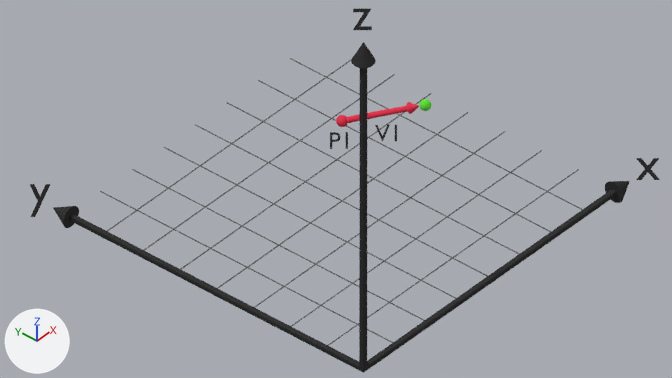
One commit to the Blender file images/roi.blend: the scene before it, then after it.
Camera for both pictures: the file's camera 'Camera3D'. Lighting does not change. The marker at lower left points along +X, +Y and +Z.

Objects in the first picture: 'Arrow.002', 'Axis3D', 'Grid', 'P1.004', 'P2.001', 'Point3D.004', 'Point3D.009'.
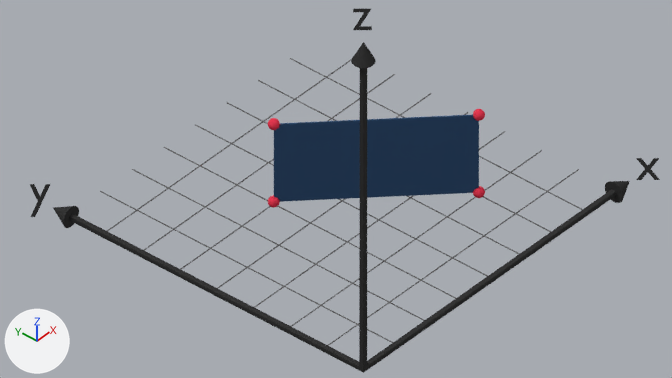
Edits to the bpy script that builds the scene:
```text
Add me_sphere_012:
    me_sphere_012.from_pydata(...)  # a UV sphere (32 segments, 16 rings, poles along z) spanning x -0.5..0.5, y -0.5..0.5, z -0.5..0.5
    me_sphere_012.materials.append(mat_point3d)  # red #e73951
Add me_sphere_011:
    me_sphere_011.from_pydata(...)  # a UV sphere (32 segments, 16 rings, poles along z) spanning x -0.5..0.5, y -0.5..0.5, z -0.5..0.5
    me_sphere_011.materials.append(mat_point3d)  # red #e73951
Add me_cube_002:
    me_cube_002.from_pydata(...)  # a box spanning x -10.9..6.1, y -0.1..0.1, z -4.0..4.0
    me_cube_002.materials.append(mat_shape3d)  # dark blue #355277
Remove ob_p1_004:
    ob_p1_004 = bpy.data.objects.new('P1.004', txt_xlabel_023)
    ob_p1_004.location = (8.61, 11.17, 11.72)
    ob_p1_004.rotation_euler = (0.924, -0.000471, -0.862)  # degrees (53, 0, -49)
    ob_p1_004.scale = (2.0, 2.0, 2.0)
Remove ob_p2_001:
    ob_p2_001 = bpy.data.objects.new('P2.001', txt_xlabel_013)
    ob_p2_001.location = (9.35, 6.72, 14.26)
    ob_p2_001.rotation_euler = (0.924, -0.000471, -0.862)  # degrees (53, 0, -49)
    ob_p2_001.scale = (2.0, 2.0, 2.0)
Change ob_point3d_009:
    ob_point3d_009.location: (16.0, 16.0, 8.0) -> (12.0, 20.0, 8.0)
    ob_point3d_009.rotation_euler: (2.362, -0.468, 8.42) -> (0.0, -0.000582, -0.563)  # degrees (135, -27, 122) -> degrees (0, 0, -32)
Remove ob_arrow_002:
    ob_arrow_002 = bpy.data.objects.new('Arrow.002', me_cylinder_001)
    ob_arrow_002.parent = ob_point3d_009
    ob_arrow_002.matrix_parent_inverse = Matrix(((0.577, 0.551, -0.603, -13.22), (0.817, -0.382, 0.433, -10.42), (0.00815, -0.742, -0.67, 17.11), (0.0, 0.0, 0.0, 1.0)))
    ob_arrow_002.location = (16.0, 16.0, 12.46)
    ob_arrow_002.scale = (0.5, 0.5, 1.0)
Change ob_point3d_004:
    remove ob_point3d_004.parent = ob_arrow_002
    remove ob_point3d_004.matrix_parent_inverse = Matrix(((2.0, 0.0, 0.0, -32.0), (0.0, 2.0, 0.0, -32.0), (0.0, 0.0, 1.0, -12.46), (0.0, 0.0, 0.0, 1.0)))
    ob_point3d_004.location: (16.0, 16.0, 16.0) -> (24.0, 8.0, 8.0)
Add ob_point3d_013:
    ob_point3d_013 = bpy.data.objects.new('Point3D.013', me_sphere_012)
    ob_point3d_013.location = (24.0, 8.0, 0.0)
Add ob_point3d_012:
    ob_point3d_012 = bpy.data.objects.new('Point3D.012', me_sphere_011)
    ob_point3d_012.location = (12.0, 20.0, 0.0)
    ob_point3d_012.rotation_euler = (0.0, -0.000582, -0.563)  # degrees (0, 0, -32)
Add ob_cube:
    ob_cube = bpy.data.objects.new('Cube', me_cube_002)
    ob_cube.location = (19.7, 12.3, 4.0)
    ob_cube.rotation_euler = (0.0, 0.0, -0.785)  # degrees (0, 0, -45)
```

Boxes [x1, y1, x2, y2] around the edits, measured in the pictures (672 x 378 px):
'Cube', added (blue)
    after: [274, 115, 479, 202]
'Arrow.002', deleted (red)
    before: [346, 102, 419, 123]
'Point3D.004', moved, turned
    before: [419, 99, 431, 111]
    after: [473, 109, 485, 121]
'Point3D.009', moved, turned
    before: [336, 115, 348, 127]
    after: [268, 118, 280, 130]
'P1.004', deleted
    before: [330, 132, 348, 149]
'Point3D.012', added
    after: [268, 195, 280, 208]
'Point3D.013', added
    after: [473, 186, 485, 198]
'P2.001', deleted
    before: [375, 125, 397, 142]
